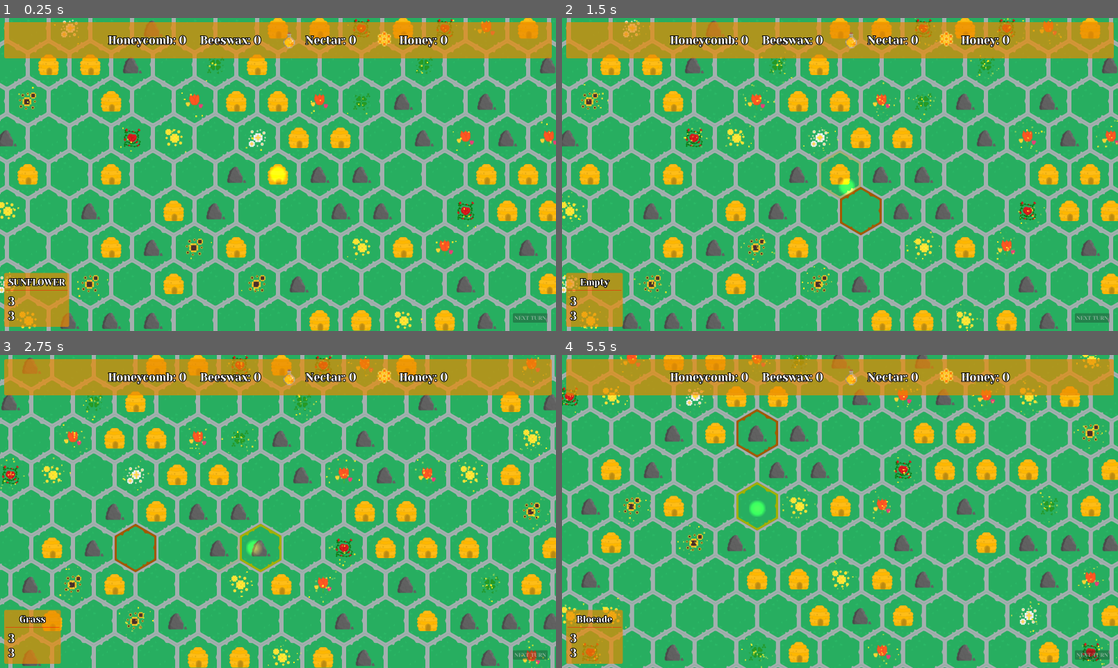
Above: before the commit, frames 1-4 (two rows, left to right).
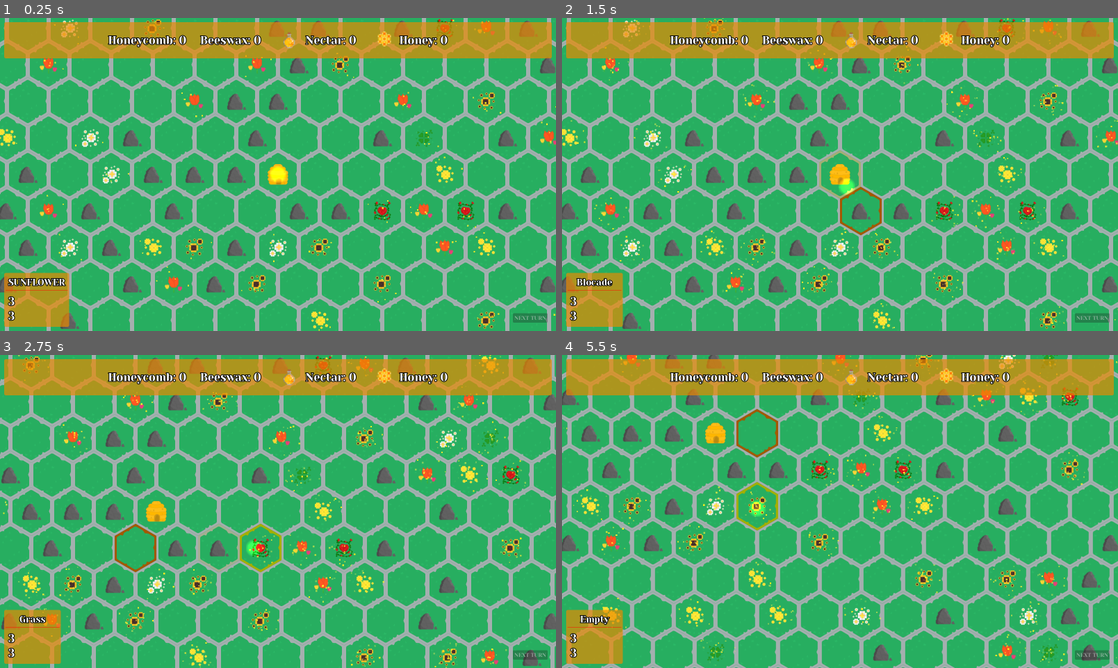
Above: after the commit, the same moments.

Repository: SpeedfireV/slavic-game-jam
Game: Godot game, scene res://game.tscn
Two runs of this game, one before a commit and one after it. Both use one fixed random seed, a clock stepped at 60 frames per second and the inputs below.
Inputs (mouse positions are in pixels of both pictures, inside the frame that each line leads up to):
- Up to frame 1 (0.25 s): no input
- Up to frame 2 (1.5 s): drag from (840, 174) to (878, 246) at 0.52 s; drag from (862, 212) to (817, 136) at 1.27 s
- Up to frame 3 (2.75 s): move the mouse to (255, 549) at 2.02 s; hold D (move_right) from 2.03 s (still down); click (255, 549) at 2.1 s
- Up to frame 4 (5.5 s): release D (move_right) at 2.75 s; drag from (678, 511) to (717, 583) at 2.77 s; drag from (695, 473) to (717, 583) at 3.52 s; drag from (734, 473) to (717, 583) at 4.27 s; move the mouse to (756, 511) at 5.02 s; hold S (move_down) from 5.03 s (still down); click (756, 511) at 5.1 s

The runs differ from the first frame. In frame 1, 11% of the frame differs, in the area x 0-100%, y 0-100%; in frame 2, 12%; in frame 3, 12%; in frame 4, 12%.

Commit message:
single beehive at the beggining

Diff:
--- a/map/map.gd
+++ b/map/map.gd
@@ -99,5 +99,5 @@
 		var neighbor_pos = pos + orientation_to_pos[orientation]
 		if placed_hexagons.has(neighbor_pos):
 			var neighbor_hex = placed_hexagons[neighbor_pos]
-			hex.neighbours.set_hexagon(neighbor_hex, orientation)
-			neighbor_hex.neighbours.set_hexagon(hex, _get_opposite_orientation(orientation))
+			hex.neighbours.set_neighbouring_hexagon(neighbor_hex, orientation)
+			neighbor_hex.neighbours.set_neighbouring_hexagon(hex, _get_opposite_orientation(orientation))
--- a/map/map_hexagon.gd
+++ b/map/map_hexagon.gd
@@ -16,6 +16,13 @@
 	Blocade,
 	Grass
 }
+
+var possible_random_hexagon_types: Array[HexagonType] = [
+	HexagonType.Empty,
+	HexagonType.Flower,
+	HexagonType.Blocade,
+	HexagonType.Grass
+]
 
 class Neighbours:
 	var hexagons: Dictionary[HexagonOrientation, MapHexagon] = {
@@ -54,7 +61,7 @@
 			not_filled.append(HexagonOrientation.BottomRight)
 		return not_filled
 
-	func set_hexagon(hexagon: MapHexagon, orientation: HexagonOrientation):
+	func set_neighbouring_hexagon(hexagon: MapHexagon, orientation: HexagonOrientation):
 		match orientation:
 			HexagonOrientation.Left:
 				left_hexagon = hexagon
@@ -100,7 +107,10 @@
 const ALERT_HEX_BORDER: Texture2D = preload("res://assets/hexagons/alert_hex_border.png")
 
 func _ready():
-	hexagon_type = HexagonType.values().pick_random()
+	if coords == Vector2i.ZERO:
+		hexagon_type = HexagonType.Beehive
+	else:
+		hexagon_type = possible_random_hexagon_types.pick_random()
 	if hexagon_type == HexagonType.Blocade:
 		hexagon_resource.texture = OBSTACLES[randi() % OBSTACLES.size()]
 		hexagon_resource.scale = Vector2(2, 2)
